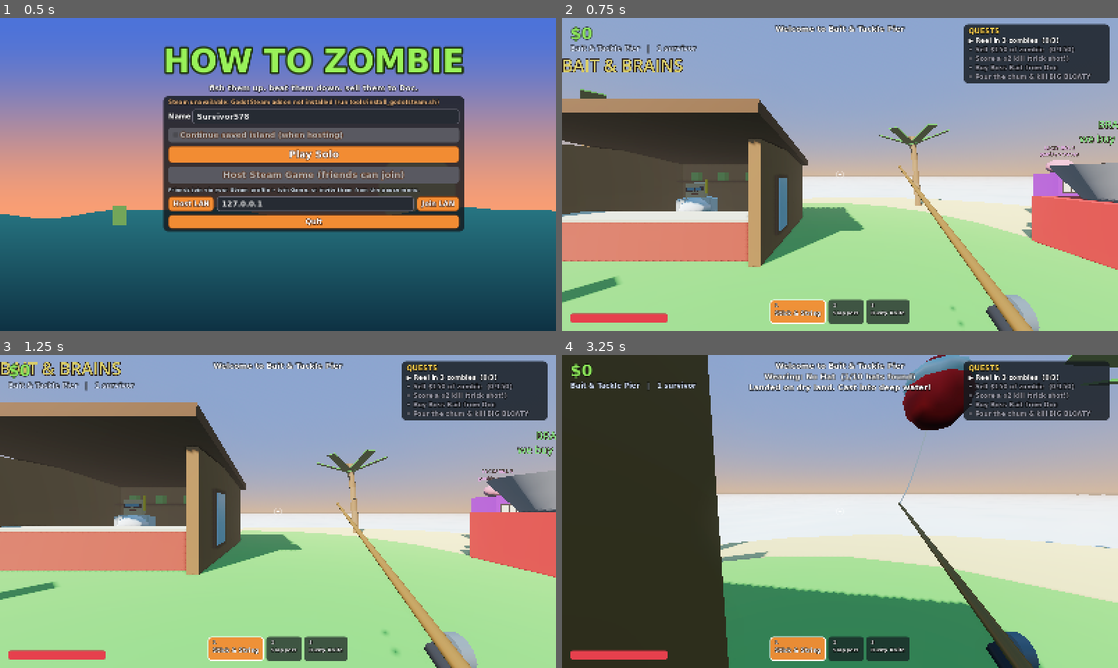
Above: before the commit, frames 1-4 (two rows, left to right).
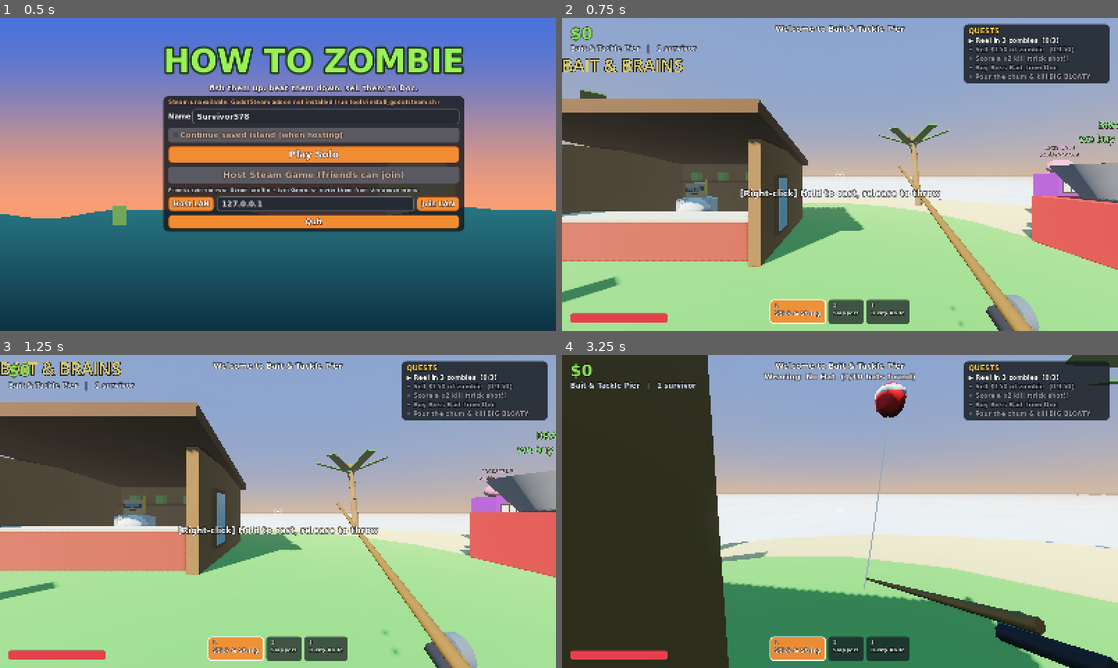
Above: after the commit, the same moments.

Repository: kylescudder/how-to-zombie
Game: Godot game, scene res://scenes/main.tscn
Same seed, same stepped clock (60 frames per second), same inputs: the game is played once before the commit and once after it.
Inputs (mouse positions are in pixels of both pictures, inside the frame that each line leads up to):
- Up to frame 1 (0.5 s): no input
- Up to frame 2 (0.75 s): click "Play Solo" at 0.5 s
- Up to frame 3 (1.25 s): no input
- Up to frame 4 (3.25 s): tap Enter at 1.25 s; move the mouse to (867, 511) at 1.27 s; hold Q (drop) 1.28-2.03 s; hold W (move_forward) from 1.28 s (still down); click (867, 511) at 1.42 s; tap Space (jump) at 1.52, 1.82, 2.27, 2.57 s; tap E (interact) at 1.55, 2.1 s; move the mouse to (812, 511) at 2.02 s; click (812, 511) at 2.3 s; move the mouse to (851, 505) at 2.77 s; press the mouse at (851, 505) at 2.78 s; right-click (851, 505) at 3.05 s

Frame 1 is identical in both runs. In frame 2, 0.6% of the frame differs, in the area x 32-68%, y 54-58%; in frame 3, 0.7%; in frame 4, 6.7%, in the area x 33-100%, y 0-100%.

Commit message:
Right-click casts, left-click reels; mash to reel faster
Rod controls now match How to Fish: hold right-click to charge and cast,
left-click to hook and reel. Holding reels at a steady speed; mashing
builds a boost of up to ~3.7x at the cost of extra line tension, and
letting go stops the reel immediately. Left-click while waiting drags
the bobber in, right-click cancels. Yank stays on right-click.

Co-Authored-By: Claude Opus 5.5 <noreply@anthropic.com>

Diff:
--- a/scripts/entities/player.gd
+++ b/scripts/entities/player.gd
@@ -74,6 +74,10 @@
 var thrashing := false
 var _thrash_t := 2.0
 var _reel_click := 0.0
+# Rises with each reel click and decays, so mashing reels faster than holding.
+var _reel_heat := 0.0
+var reel_boost := 0.0
+var _since_click := 1.0
 var _splash_t := 0.0
 
 
@@ -391,13 +395,13 @@
 	var lvl := _level()
 	match rod_state:
 		Rod.IDLE:
-			if Input.is_action_just_pressed("primary"):
+			if Input.is_action_just_pressed("secondary"):
 				rod_state = Rod.CHARGING
 				cast_power = 0.0
 		Rod.CHARGING:
 			cast_power = min(cast_power + delta * 0.9, 1.0)
 			_swing = cast_power * 0.5
-			if not Input.is_action_pressed("primary"):
+			if not Input.is_action_pressed("secondary"):
 				var fwd := -camera.global_transform.basis.z
 				bobber = _rod_tip()
 				_bobber_vel = fwd * (5.0 + 13.0 * cast_power) * float(rod.cast) + Vector3.UP * 4.0
@@ -430,9 +434,18 @@
 		Rod.WAITING:
 			_bite_t -= delta
 			bobber.y = DB.WATER_LEVEL + sin(Time.get_ticks_msec() * 0.004) * 0.04
-			if Input.is_action_just_pressed("primary"):
+			if Input.is_action_just_pressed("secondary"):
 				rod_state = Rod.RETURNING
-			elif _bite_t <= 0.0:
+			elif Input.is_action_pressed("primary"):
+				# Reeling with nothing on the line drags the bobber in.
+				var to_me := _rod_tip() - bobber
+				to_me.y = 0
+				bobber += to_me.normalized() * minf(4.0 * delta, to_me.length())
+				var flat := bobber - global_position
+				flat.y = 0
+				if flat.length() < 3.0 or (lvl and lvl.floor_height(bobber.x, bobber.z) > -1.6):
+					rod_state = Rod.RETURNING
+			if rod_state == Rod.WAITING and _bite_t <= 0.0:
 				rod_state = Rod.BITE
 				_bite_window = 1.1
 				hooked = DB.roll_zombie(Game.island, Game.best_rod(), _rng)
@@ -449,11 +462,13 @@
 				flat.y = 0
 				reel_dist = flat.length()
 				_thrash_t = 1.0
+				_reel_heat = 0.0
+				_since_click = 1.0
 				Sfx.play("splash", bobber)
 			elif _bite_window <= 0.0:
 				rod_state = Rod.WAITING
 				_bite_t = _rng.randf_range(1.5, 4.0) * float(rod.lure)
-				_toast_local("Missed it! Click when the bobber dips.")
+				_toast_local("Missed it! Left-click when the bobber dips.")
 		Rod.REELING:
 			_reel(delta, rod, lvl)
 		Rod.RETURNING:
@@ -472,13 +487,24 @@
 		_thrash_t = _rng.randf_range(0.5, 1.1) if thrashing else _rng.randf_range(1.3, 3.2)
 	var tired := stamina < 0.3
 	var pull := fight * (2.2 if thrashing else 1.0) * (0.4 if tired else 1.0)
-	if Input.is_action_pressed("primary"):
-		tension += (0.22 + pull * 0.85) * delta / float(rod.line)
-		reel_dist -= 3.2 * float(rod.reel) * delta * (1.0 - 0.25 * pull)
-		stamina -= delta * 0.085 * (1.0 + tension)
+	# Hold to reel steadily; mash to reel up to ~3.5x faster, at the cost of more line tension.
+	if Input.is_action_just_pressed("primary"):
+		_reel_heat = minf(_reel_heat + 1.0, 5.0)
+		_since_click = 0.0
+		Sfx.play("reel", global_position, -6.0, 1.0 + _reel_heat * 0.08)
+	_since_click += delta
+	# Gaps between mashed clicks still count as reeling, but letting go properly stops at once.
+	var mashing := _since_click < 0.15
+	_reel_heat = maxf(_reel_heat - (2.5 if mashing else 8.0) * delta, 0.0)
+	reel_boost = _reel_heat * 0.55
+	if Input.is_action_pressed("primary") or mashing:
+		var speed := 1.0 + reel_boost
+		tension += (0.22 + pull * 0.85) * (1.0 + 0.4 * reel_boost) * delta / float(rod.line)
+		reel_dist -= 3.2 * float(rod.reel) * speed * delta * (1.0 - 0.25 * pull)
+		stamina -= delta * 0.085 * (1.0 + tension) * (1.0 + 0.5 * reel_boost)
 		_reel_click -= delta
 		if _reel_click <= 0.0:
-			_reel_click = 0.07
+			_reel_click = 0.07 / speed
 			Sfx.play("reel", global_position, -8.0)
 	else:
 		tension -= 0.9 * delta
@@ -527,6 +553,8 @@
 	rod_state = Rod.RETURNING if rod_state in [Rod.FLYING, Rod.WAITING, Rod.BITE, Rod.REELING] else Rod.IDLE
 	thrashing = false
 	tension = 0.0
+	_reel_heat = 0.0
+	reel_boost = 0.0
 	hooked = ""
 	net_bobber_state = rod_state
 
@@ -688,6 +716,12 @@
 		_look_target = col
 		return
 	if col == null:
+		if current_item() == "rod":
+			match rod_state:
+				Rod.IDLE:
+					prompt = "[Right-click] Hold to cast, release to throw"
+				Rod.WAITING:
+					prompt = "Waiting for a bite...   [Left-click] Reel in   [Right-click] Cancel"
 		return
 	_look_target = col
 	if col is Area3D and col.has_meta("interact"):
--- a/scripts/ui/hud.gd
+++ b/scripts/ui/hud.gd
@@ -90,7 +90,7 @@
 	prompt_label.custom_minimum_size = Vector2(800, 0)
 	prompt_label.horizontal_alignment = HORIZONTAL_ALIGNMENT_CENTER
 	root.add_child(prompt_label)
-	bite_label = UIKit.label("!!! CLICK !!!", 64, UIKit.GOLD)
+	bite_label = UIKit.label("!!! LEFT-CLICK !!!", 64, UIKit.GOLD)
 	bite_label.set_anchors_preset(Control.PRESET_CENTER)
 	bite_label.position = Vector2(-300, -140)
 	bite_label.custom_minimum_size = Vector2(600, 0)
@@ -228,8 +228,11 @@
 		elif p.thrashing:
 			fish_hint.text = "It's THRASHING! Ease off..."
 			fish_hint.add_theme_color_override("font_color", UIKit.WARN)
+		elif p.reel_boost > 0.5:
+			fish_hint.text = "FAST REEL x%.1f  (watch the tension!)" % (1.0 + p.reel_boost)
+			fish_hint.add_theme_color_override("font_color", UIKit.ACCENT)
 		else:
-			fish_hint.text = "Hold [Click] to reel, release to rest"
+			fish_hint.text = "Hold [Left-click] to reel, mash it to go faster"
 			fish_hint.add_theme_color_override("font_color", Color.WHITE)
 
 
@@ -457,7 +460,7 @@
 		var vp_cam := get_viewport().get_camera_3d()
 		if vp_cam:
 			vp_cam.fov = x))
-	v.add_child(UIKit.label("Controls: WASD move, Shift sprint, Space jump, Click use, Right-click yank, E interact,\nQ drop, R reload, 1-0 / wheel switch, Tab scores", 15, Color(0.75, 0.78, 0.8)))
+	v.add_child(UIKit.label("Controls: WASD move, Shift sprint, Space jump, Left-click use / reel (mash to reel faster), Right-click cast rod / yank, E interact,\nQ drop, R reload, 1-0 / wheel switch, Tab scores", 15, Color(0.75, 0.78, 0.8)))
 	v.add_child(UIKit.button("Leave to menu", func():
 		Settings.save_settings()
 		if Net.is_host():
--- a/tests/autotest.gd
+++ b/tests/autotest.gd
@@ -119,9 +119,9 @@
 	p._pitch = 0.2
 	p._equip(p.items.find("rod"))
 	await wait(0.3)
-	press("primary", true)
+	press("secondary", true)
 	await wait(0.8)
-	press("primary", false)
+	press("secondary", false)
 	check(await wait_for(func(): return p.rod_state == Player.Rod.WAITING, 5.0), "cast landed in deep water (bobber %s)" % p.bobber)
 	p._bite_t = 0.0
 	check(await wait_for(func(): return p.rod_state == Player.Rod.BITE, 2.0), "got a bite: %s" % p.hooked)
@@ -130,16 +130,24 @@
 	await get_tree().process_frame
 	check(p.rod_state == Player.Rod.REELING, "hooked and reeling")
 	var zc := lvl.get_zombies().size()
-	# Pulse the reel so the line doesn't snap.
+	press("primary", false)
+	# Mash the reel while the tension is low, and rest when it gets high so the line doesn't snap.
 	var t := 0.0
+	var resting := false
+	var frame := 0
+	var max_boost := 0.0
 	while p.rod_state == Player.Rod.REELING and t < 40.0:
-		if p.tension > 0.6:
-			press("primary", false)
+		if p.tension > 0.5:
+			resting = true
 		elif p.tension < 0.2:
-			press("primary", true)
+			resting = false
+		frame += 1
+		press("primary", not resting and frame % 6 < 3)
+		max_boost = maxf(max_boost, p.reel_boost)
 		await get_tree().process_frame
 		t += get_process_delta_time()
 	press("primary", false)
+	check(max_boost > 0.5, "mashing boosted the reel (x%.1f)" % (1.0 + max_boost))
 	await wait(0.2)
 	check(lvl.get_zombies().size() > zc, "reeled a zombie out of the sea in %.1fs" % t)
 
Not shown, changed: README.md
